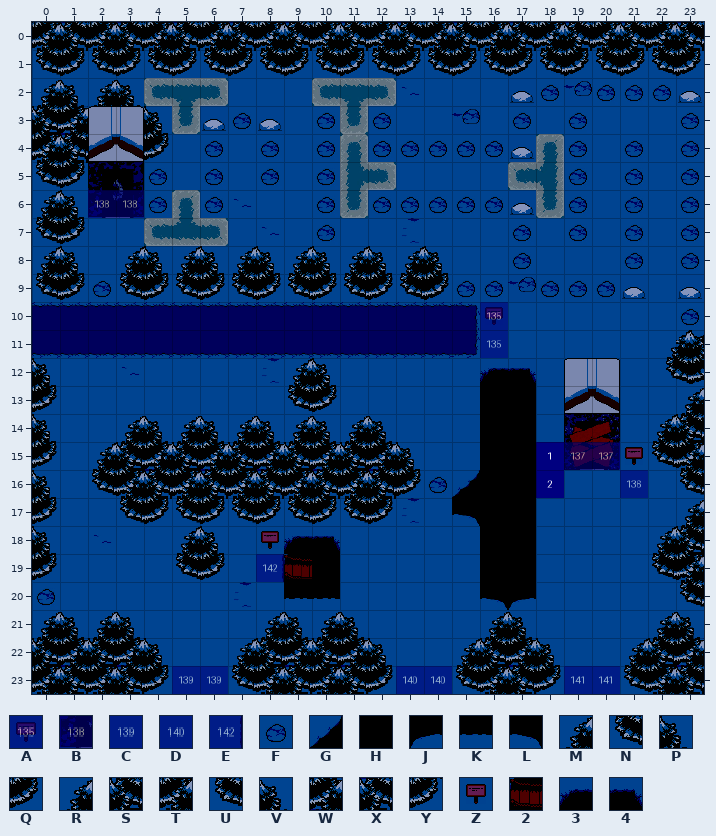
Two states of a Tiled map, bgs/maps/dark_01.tmx. This is how it looked before the edit.
Cells are 32x32 px. Shown: x 0..23, y 0..23.
Key: from "blue-labels": A 134, B 137, C 138, D 139, E 141; from "forest01_night": F 16, G 19, H 20, J 25, K 26, L 27, M 31, N 32, P 33, Q 34, R 41, S 42, T 43, U 44, V 45, W 46, X 47, Y 48, Z 63, 2 64, 3 85, 4 86.
_ is an empty cell.
Layers that did not change in this view are not listed.
Layer "colliders" before, first column x 2:
11 ________________
12 _______MP_____34
13 _______NQ_____HH
14 _RVRVRVRVRV___HH
15 MSWSWSWSWSWP__HH
16 NTXTXTXTXTXQFGHH
17 _UYUYUYUYUY__LHH
18 ___MP_Z34_____HH
19 ___NQ__2H_____HH
20 _______KK_____LJ
21 RV____RVRV____RV
22 SWP__MSWSWP__MSW
23 TXQ__NTXTXQ__NTX
Layer "actions" before, first column x 0:
 3 __________________
 4 __________________
 5 __________________
 6 __BB______________
 7 __________________
 8 __________________
 9 __________________
10 ________________A_
11 ________________A_
12 __________________
13 __________________
14 __________________
15 __________________
16 __________________
17 __________________
18 __________________
19 ________E_________
20 __________________
21 __________________
22 __________________
23 _____CC______DD___
The same view after the edit:
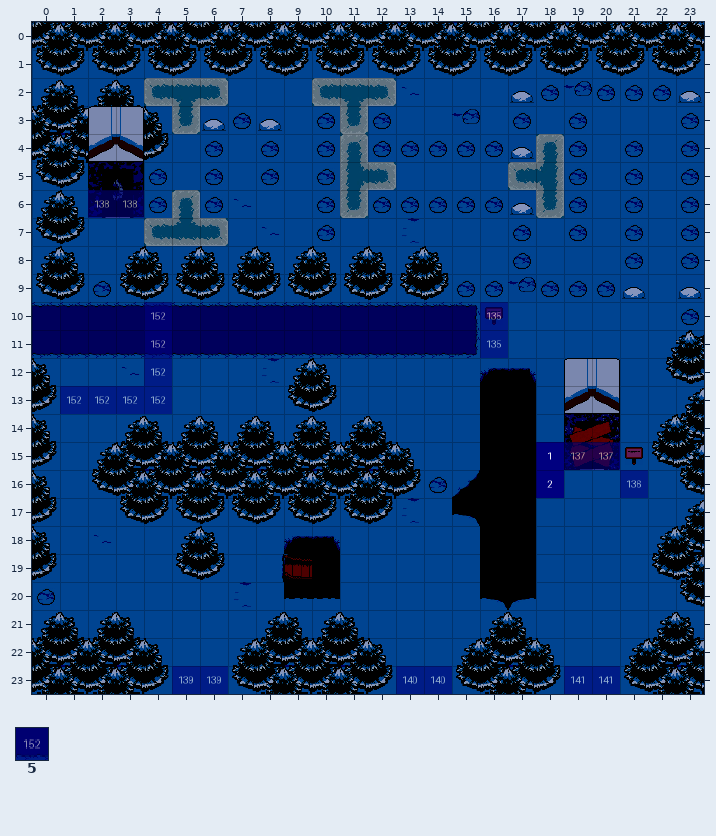
Further tiles: from "blue-labels": 5 151.
See-through tiles are keyed as they look on the map.
What changed:
Layer "colliders":
The author cleared tile Z in row 18 at x 8.
Layer "actions":
The edit adds tile 5 in rows 10 to 12 at x 4; in row 13 at x 1 to 4.
The author cleared tile E in row 19 at x 8.
